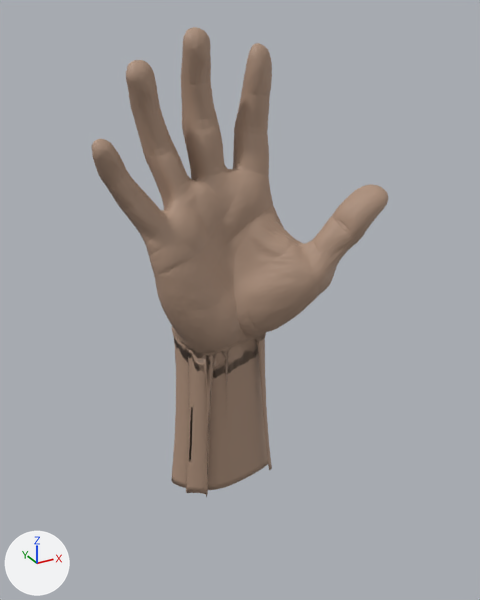
The glTF model public/shadow2gold/assets/hands/man.glb as it was, and as the next commit left it.
One viewpoint serves both versions: a 50 mm lens placed at (-0.168, -0.326, 0.189), pointed at (0.014, 0.005, 0.024). Lighting does not change. The marker at lower left points along +X, +Y and +Z. The first picture is the older version. Vertices at exactly the same position are counted once.

In view in the first picture: 'man_lo'.
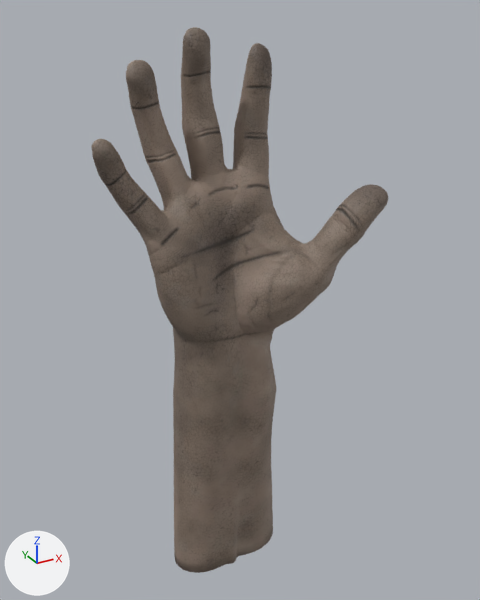
What differs and where, as boxes (x1, y1, x2, y2) in the pictures (480 x 600 px; the box of a moved part takes in the faces that stretch with it):
'man_lo', surface changed, reshaped (darker, 16% taller)
    before: (91, 27, 388, 498)
    after: (91, 27, 388, 573)
part 1 of me_man_lo, moved or reshaped
    before: (171, 324, 284, 498)
    after: (173, 322, 286, 573)
part 2 of me_man_lo, surface changed (darker)
    before: (91, 27, 388, 355)
    after: (91, 27, 388, 381)

The change, as a diff of the scene's bpy script:
```diff
--- a/public/shadow2gold/assets/hands/man.glb.py
+++ b/public/shadow2gold/assets/hands/man.glb.py
@@ img_man_c @@
+img_man_c = load_image('man_c', '_unpacked/man_c', 2048, 2048, 'sRGB')
@@ img_man_n @@
+img_man_n = load_image('man_n', '_unpacked/man_n', 2048, 2048, 'Non-Color')
@@ mat_man_skin @@
 n0 = _N.new('ShaderNodeBsdfPrincipled'); n0.name = 'Principled BSDF'
-n0.inputs[0].default_value = (0.42, 0.28, 0.2, 1.0)  # 'Base Color', beige #ad907c
 n0.inputs[2].default_value = 0.6  # 'Roughness'
 n1 = _N.new('ShaderNodeOutputMaterial'); n1.name = 'Material Output'
+n3 = _N.new('ShaderNodeTexImage'); n3.name = 'Image Texture'
+n3.image = img_man_c
 n2 = _N.new('ShaderNodeNormalMap'); n2.name = 'Normal Map'
 n2.uv_map = 'UVMap'
-n3 = _N.new('ShaderNodeTexImage'); n3.name = 'Image Texture'
-n3.image = img_man_normal
+n4 = _N.new('ShaderNodeTexImage'); n4.name = 'Image Texture.001'
+n4.image = img_man_n
 _L.new(n0.outputs[0], n1.inputs[0])  # 'BSDF' to 'Surface'
 _L.new(n2.outputs[0], n0.inputs[5])  # 'Normal' to 'Normal'
-_L.new(n3.outputs[0], n2.inputs[1])  # 'Color' to 'Color'
+_L.new(n3.outputs[0], n0.inputs[0])  # 'Color' to 'Base Color'
+_L.new(n4.outputs[0], n2.inputs[1])  # 'Color' to 'Color'
@@ me_man_lo @@
 # used by ob_man_lo; location = (0.0094, -0.0026, 0.0878)
-me_man_lo.from_pydata(...)  # 18519 vertices, 37082 faces; spans x -0.082..0.082, y -0.037..0.037, z -0.193..0.092
+me_man_lo.from_pydata(...)  # 18847 vertices, 37690 faces; spans x -0.082..0.082, y -0.037..0.036, z -0.258..0.092
+# me_man_lo part 1: 372 vertices moved from x -0.039..0.027, y -0.019..0.037, z -0.187..-0.072 to x -0.039..0.027, y -0.019..0.036, z -0.187..-0.072; 704 vertices removed from x -0.043..0.031, y -0.013..0.037, z -0.193..-0.073; 1032 vertices added at x -0.045..0.034, y -0.014..0.035, z -0.258..-0.072
+# me_man_lo part 2: 35234 kept faces spanning x -0.082..0.082, y -0.037..0.036, z -0.108..0.092 get new texture (UV) coordinates
 me_man_lo.materials.append(mat_man_skin)
```
